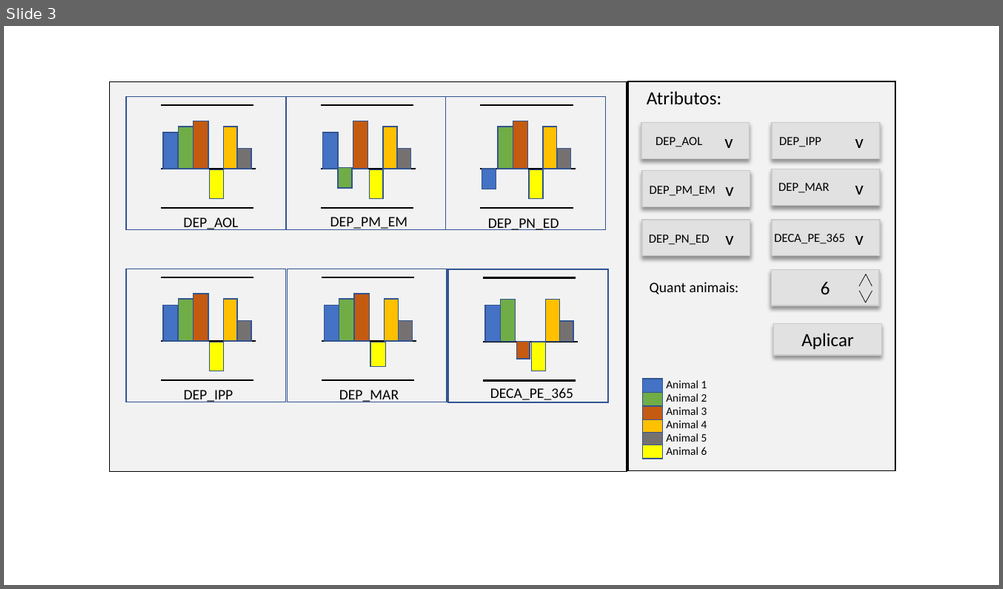
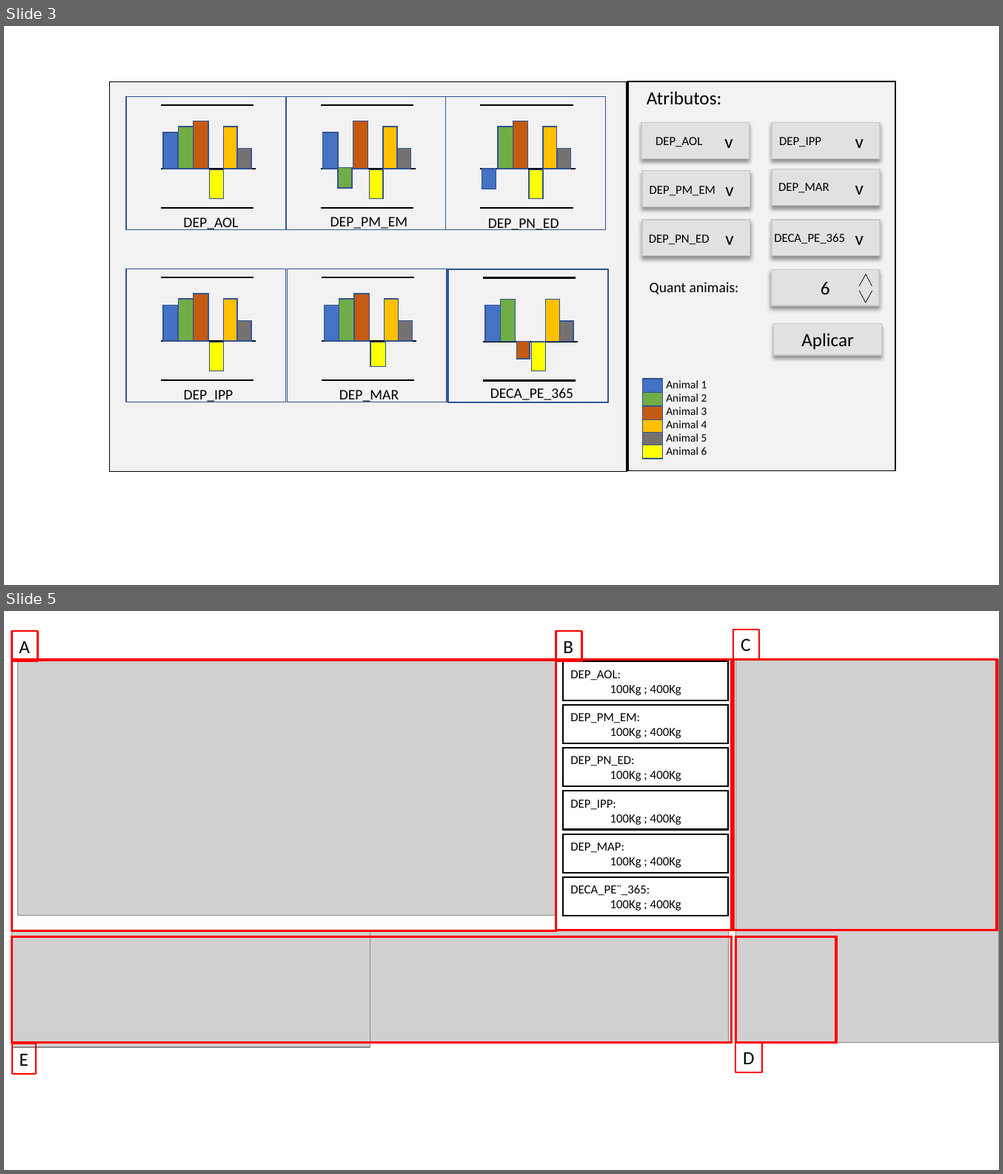
Before and after one commit to MEGA-UFRA/catalogo_visual, a slide deck: wireframe/dashboard/tela_prototipo.pptx. Shown one above the other, each under a label of ours: slide 3 before the commit, slides 3 and 5 after it; the slides between them are not shown. The pictures are 1003x589 and 1003x1174 pixels, drawn with LibreOffice and Linux fonts; fonts in the diff are those of the drawing; grey boxes stand for pictures. Boxes give left, top, right and bottom in pixels: in the first picture for what was removed or moved away, otherwise in the second. Text is boxed around its words. In the diff, an @@ line names an element or a change of style, - is before the commit and + after.

```diff
--- a/wireframe/dashboard/tela_prototipo.pptx
+++ b/wireframe/dashboard/tela_prototipo.pptx
@@ slide 5 added at <box>4,611,999,1170</box>, background #FFFFFF @@
@@ rectangle added at <box>11,631,37,661</box>, outline #FF0000 1.5 pt, 18 pt, text #000000 @@
+A
@@ rectangle added at <box>556,631,582,661</box>, outline #FF0000 1.5 pt, 18 pt, text #000000 @@
+B
@@ rectangle added at <box>733,629,759,660</box>, outline #FF0000 1.5 pt, 18 pt, text #000000 @@
+C
@@ rectangle added at <box>11,660,555,931</box>, outline #FF0000 2.25 pt @@
@@ picture added at <box>17,661,556,915</box> @@
@@ rectangle added at <box>556,660,731,931</box>, outline #FF0000 2.25 pt @@
@@ rectangle added at <box>563,662,728,701</box>, outline #000000 1.5 pt, 12 pt, text #000000 @@
+DEP_AOL:
+100Kg ; 400Kg
@@ rectangle added at <box>733,660,996,931</box>, outline #FF0000 2.25 pt @@
@@ picture added at <box>735,660,999,1042</box> @@
@@ rectangle added at <box>563,705,728,743</box>, outline #000000 1.5 pt, 12 pt, text #000000 @@
+DEP_PM_EM:
+100Kg ; 400Kg
@@ rectangle added at <box>563,749,728,787</box>, outline #000000 1.5 pt, 12 pt, text #000000 @@
+DEP_PN_ED:
+100Kg ; 400Kg
@@ rectangle added at <box>563,791,728,829</box>, outline #000000 1.5 pt, 12 pt, text #000000 @@
+DEP_IPP:
+100Kg ; 400Kg
@@ rectangle added at <box>563,834,728,873</box>, outline #000000 1.5 pt, 12 pt, text #000000 @@
+DEP_MAP:
+100Kg ; 400Kg
@@ rectangle added at <box>563,877,728,916</box>, outline #000000 1.5 pt, 12 pt, text #000000 @@
+DECA_PE¨_365:
+100Kg ; 400Kg
@@ picture added at <box>11,931,370,1048</box> @@
@@ rectangle added at <box>11,937,731,1042</box>, outline #FF0000 2.25 pt @@
@@ picture added at <box>370,931,728,1043</box> @@
@@ rectangle added at <box>735,937,836,1042</box>, outline #FF0000 2.25 pt @@
@@ rectangle added at <box>12,1044,36,1073</box>, outline #FF0000 1.5 pt, 18 pt, text #000000 @@
+E
@@ rectangle added at <box>735,1043,762,1073</box>, outline #FF0000 1.5 pt, 18 pt, text #000000 @@
+D
```
Also in this commit, not shown: 1 other slide added.
